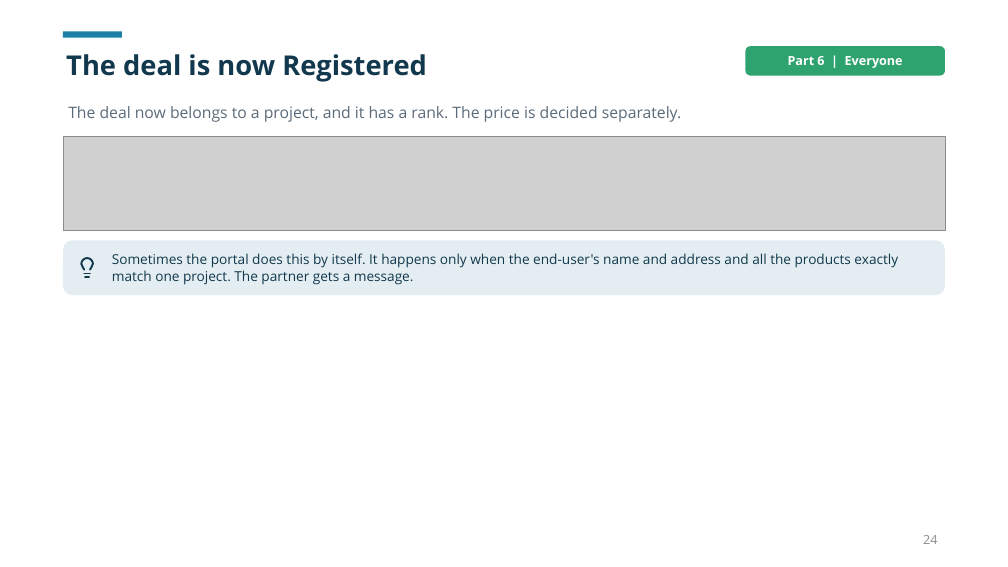
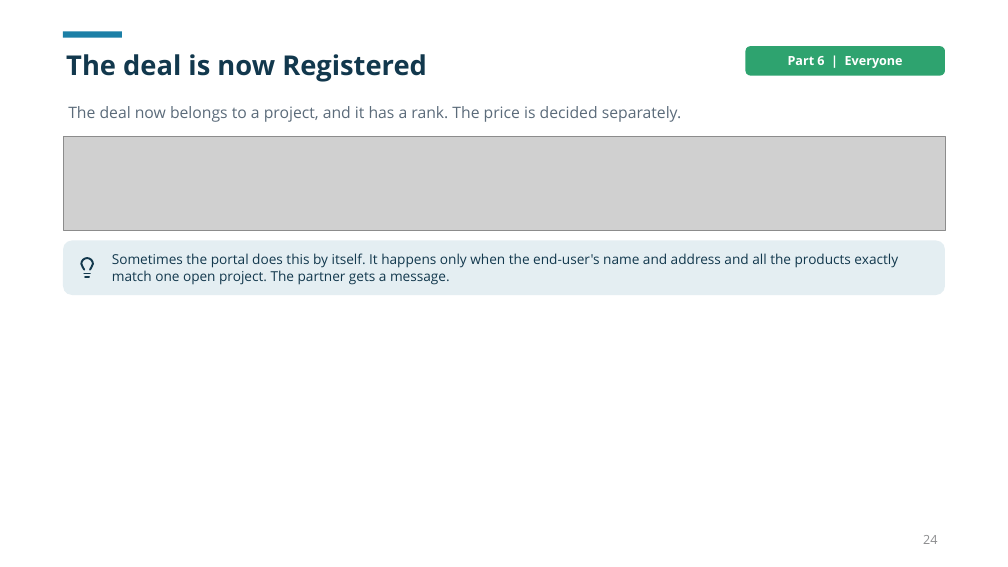
Before and after one commit to dbsuarez/dbgi-deal-registration-portal, a slide deck: slide 24 of docs/guides/Portal User Guide 2026-11/Using the DBGI Portal.pptx. Drawn at 1008x567 pixels with LibreOffice and Linux fonts; fonts in the diff are those of the drawing; grey boxes stand for pictures. Boxes give left, top, right and bottom in pixels: in the first picture for what was removed or moved away, otherwise in the second. Text is boxed around its words. In the diff, an @@ line names an element or a change of style, - is before the commit and + after.

```diff
--- a/docs/guides/Portal User Guide 2026-11/Using the DBGI Portal.pptx
+++ b/docs/guides/Portal User Guide 2026-11/Using the DBGI Portal.pptx
@@ text in rounded rectangle at <box>112,253,898,285</box>: text changed @@
-Sometimes the portal does this by itself. It happens only when the end-user's name and address and all the products exactly match one project. The partner gets a message.
+Sometimes the portal does this by itself. It happens only when the end-user's name and address and all the products exactly match one open project. The partner gets a message.
```
Also in this commit, not shown: 1 other slide changed, 14 other files.
